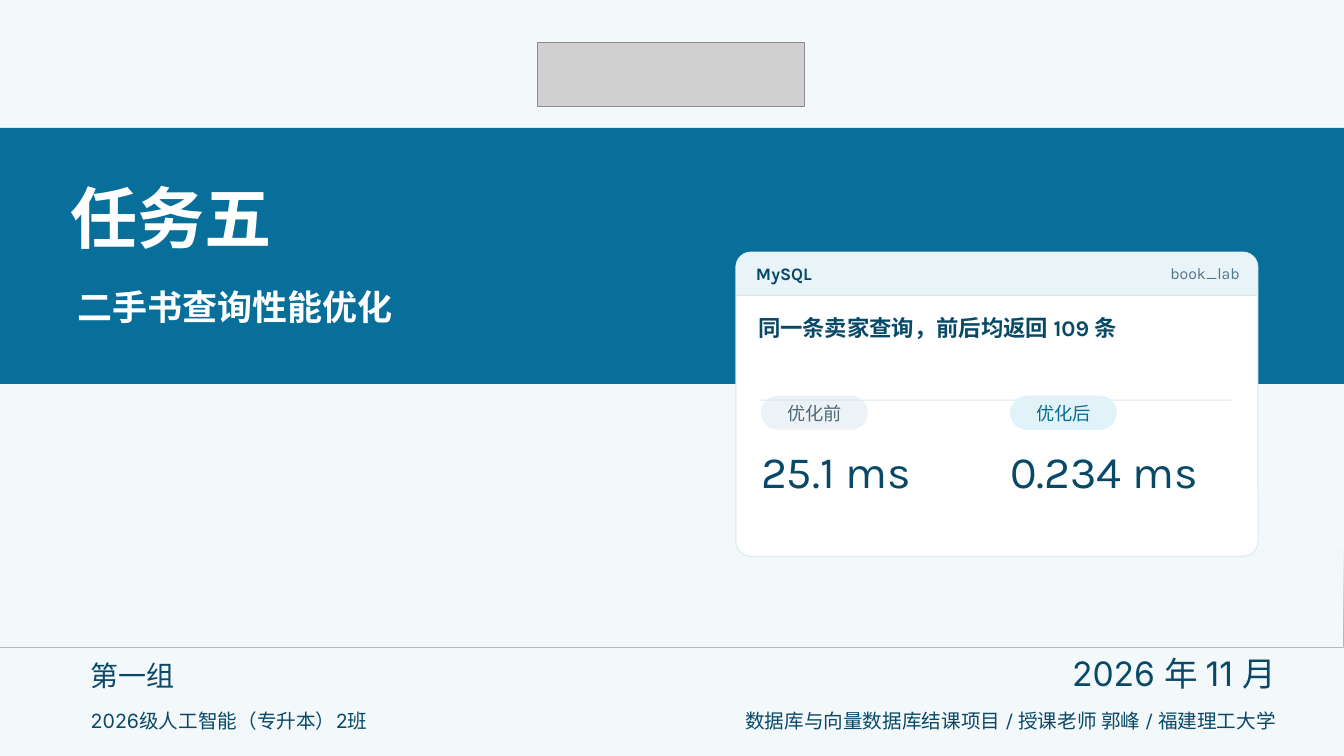
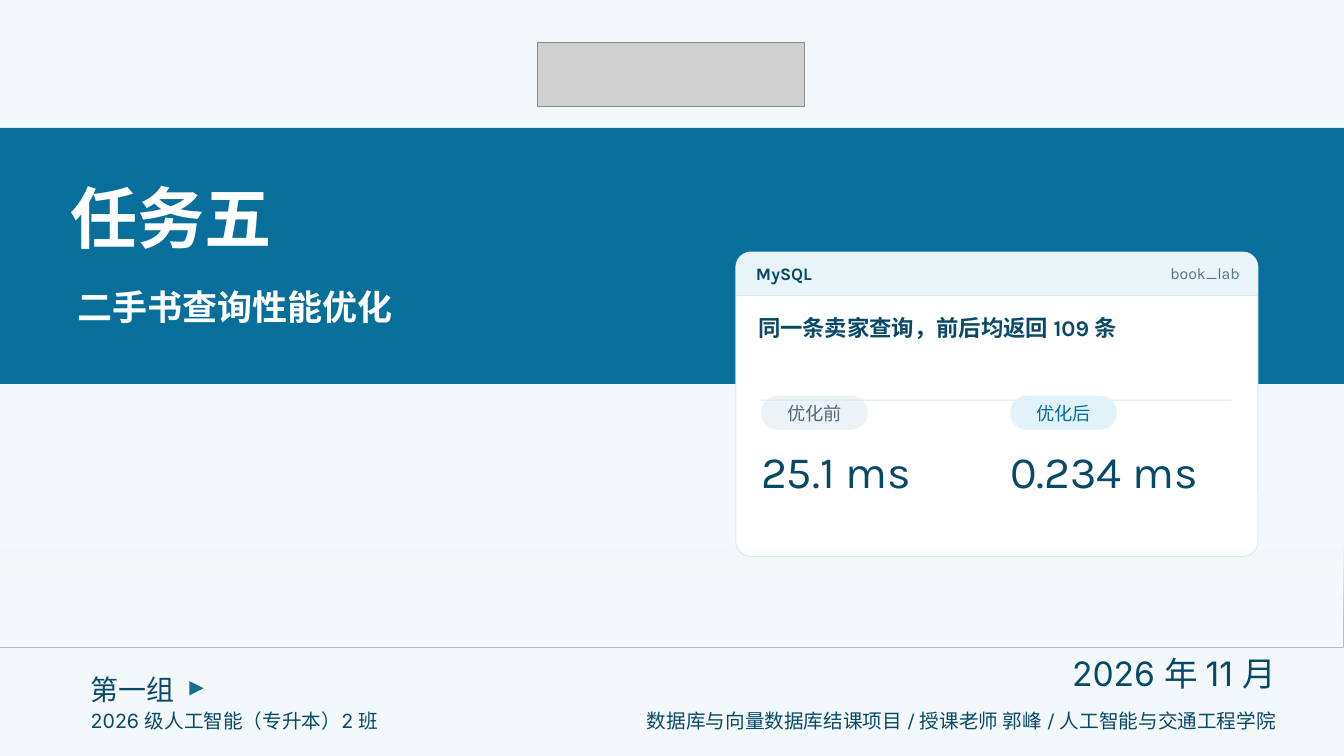
Before and after one commit to AurLemon/pageslip-demo, a slide deck: slide 1 of presentations/task-5-query-optimization.pptx. Drawn at 1344x756 pixels with LibreOffice and Linux fonts; fonts in the diff are those of the drawing; grey boxes stand for pictures. Boxes give left, top, right and bottom in pixels: in the first picture for what was removed or moved away, otherwise in the second. Text is boxed around its words. In the diff, an @@ line names an element or a change of style, - is before the commit and + after.

```diff
--- a/presentations/task-5-query-optimization.pptx
+++ b/presentations/task-5-query-optimization.pptx
@@ text "第一组": place and size @@
-text "第一组" at (91,662,175,689)
+text "第一组" at (91,676,175,703)
@@ triangle added at (190,682,204,696), fill #166F8F @@
@@ text at (91,711,379,730): spaces changed @@
-2026级人工智能（专升本）2班
+2026 级人工智能（专升本）2 班
@@ text at (647,711,1276,730): text changed @@
-数据库与向量数据库结课项目 / 授课老师 郭峰 / 福建理工大学
+数据库与向量数据库结课项目 / 授课老师 郭峰 / 人工智能与交通工程学院
```
Also in this commit, not shown: 1 other file.
